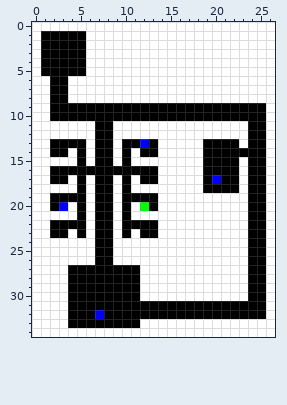
Pixel-art sprite: assets/map2.png. The first picture shows the starting point.
The file is 27x35 pixels.
After the commit:
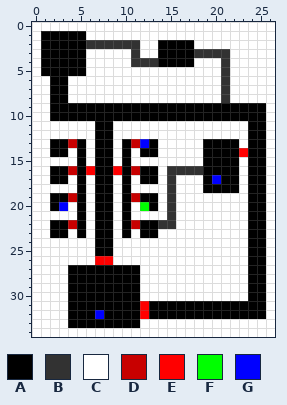
Palette (. is transparent): A #000000  B #323232  C #ffffff  D #c80000  E #ff0000  F #00ff00  G #0000ff
From old to new:
@@ x 0..26 @@
  1 CAAAAACCCCCCCCCCCCCCCCCCCCC
- 2 CAAAAACCCCCCCCCCCCCCCCCCCCC
- 3 CAAAAACCCCCCCCCCCCCCCCCCCCC
- 4 CAAAAACCCCCCCCCCCCCCCCCCCCC
- 5 CAAAAACCCCCCCCCCCCCCCCCCCCC
- 6 CCAACCCCCCCCCCCCCCCCCCCCCCC
- 7 CCAACCCCCCCCCCCCCCCCCCCCCCC
- 8 CCAACCCCCCCCCCCCCCCCCCCCCCC
+ 2 CAAAAABBBBBBCCAAAACCCCCCCCC
+ 3 CAAAAACCCCCBCCAAAABBBBCCCCC
+ 4 CAAAAACCCCCBBBAAAACCCBCCCCC
+ 5 CAAAAACCCCCCCCCCCCCCCBCCCCC
+ 6 CCAACCCCCCCCCCCCCCCCCBCCCCC
+ 7 CCAACCCCCCCCCCCCCCCCCBCCCCC
+ 8 CCAACCCCCCCCCCCCCCCCCBCCCCC
  9 CCAAAAAAAAAAAAAAAAAAAAAAAAC
@@ x 0..26 @@
 12 CCCCCCCAACCCCCCCCCCCCCCCAAC
-13 CCAAAACAACAAGACCCCCAAAACAAC
-14 CCAACACAACACAACCCCCAAAAAAAC
+13 CCAADACAACADGACCCCCAAAACAAC
+14 CCAACACAACACAACCCCCAAAAEAAC
 15 CCCCCACAACACCCCCCCCAAAACAAC
-16 CCAAAAAAAAAAAACCCCCAAAACAAC
-17 CCAACACAACACAACCCCCAGAACAAC
-18 CCCCCACAACACCCCCCCCAAAACAAC
-19 CCAAAACAACAAAACCCCCCCCCCAAC
-20 CCAGCACAACACFACCCCCCCCCCAAC
-21 CCCCCACAACACCCCCCCCCCCCCAAC
-22 CCAAAACAACAAAACCCCCCCCCCAAC
+16 CCAADAEAAEADAACBBBBAAAACAAC
+17 CCAACACAACACAACBCCCAGAACAAC
+18 CCCCCACAACACCCCBCCCAAAACAAC
+19 CCAADACAACADAACBCCCCCCCCAAC
+20 CCAGCACAACACFACBCCCCCCCCAAC
+21 CCCCCACAACACCCCBCCCCCCCCAAC
+22 CCAADACAACADAABBCCCCCCCCAAC
 23 CCAACACAACACAACCCCCCCCCCAAC
@@ x 5..10 @@
 25 CCAACC
-26 CCAACC
+26 CCEECC
 27 AAAAAA
@@ x 10..14 @@
 30 AACCC
-31 AAAAA
-32 AAAAA
+31 AAEAA
+32 AAEAA
 33 AACCC
Changed places in both pictures, as pixel boxes (x1, y1, x2, y2):
changed: (86, 40, 230, 103)
changed: (68, 139, 248, 265)
changed: (140, 301, 149, 319)
